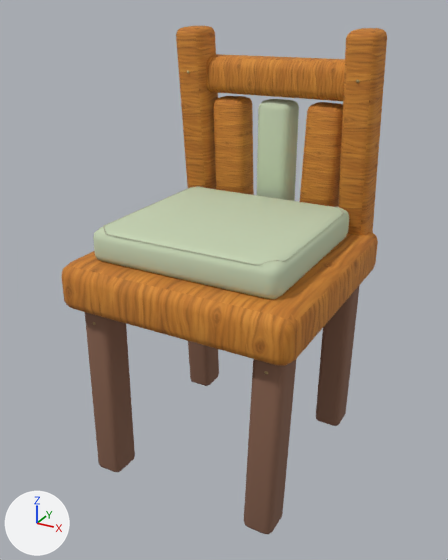
A saved change to the glTF model public/models/furniture/dining-chair.glb.
Both versions are drawn from a 50 mm camera at (0.553, -1.043, 0.916) aimed at (-0.008, -0.022, 0.405). Every picture has the same lights, and +X, +Y and +Z are marked at lower left. The picture after the commit comes second.

Objects in the first picture: 'dining-chair'.
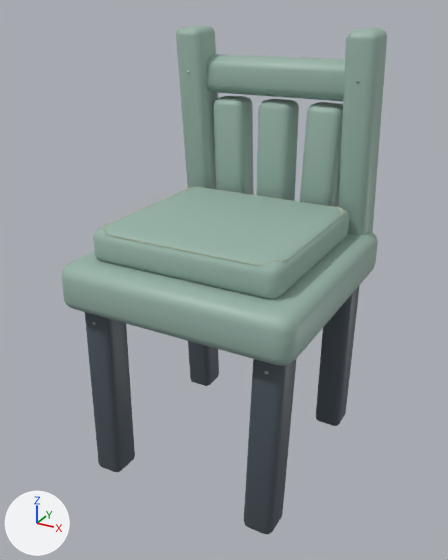
Where the change shows, as pixel boxes [x1, y1, x2, y2] in the pictures (448 x 560 px):
'dining-chair', surface changed, recoloured (brown to grey)
    both: [62, 26, 387, 534]

Diff of the bpy script that builds the scene:
```diff
--- a/public/models/furniture/dining-chair.glb.py
+++ b/public/models/furniture/dining-chair.glb.py
@@ mat_wood_honey_textured @@
 mat_wood_honey_textured = principled_material('wood-honey-textured')
-mat_wood_honey_textured.texture = img_handpainted_honey_oak
-mat_wood_honey_textured.roughness = 0.82
+mat_wood_honey_textured.base_color = (0.32, 0.46, 0.4)  # grey #99b5aa
+mat_wood_honey_textured.roughness = 0.47
@@ mat_upholstery_textured @@
 mat_upholstery_textured = principled_material('upholstery-textured')
-mat_upholstery_textured.base_color = (0.56, 0.65, 0.45)  # pale green #c5d3b3
+mat_upholstery_textured.base_color = (0.32, 0.46, 0.4)  # grey #99b5aa
 mat_upholstery_textured.roughness = 0.98
@@ mat_wood_dark @@
 mat_wood_dark = principled_material('wood-dark')
-mat_wood_dark.base_color = (0.24, 0.12, 0.075)  # brown #86614d
+mat_wood_dark.base_color = (0.07, 0.09, 0.11)  # greyish blue #4b555d
 mat_wood_dark.roughness = 0.9
```
